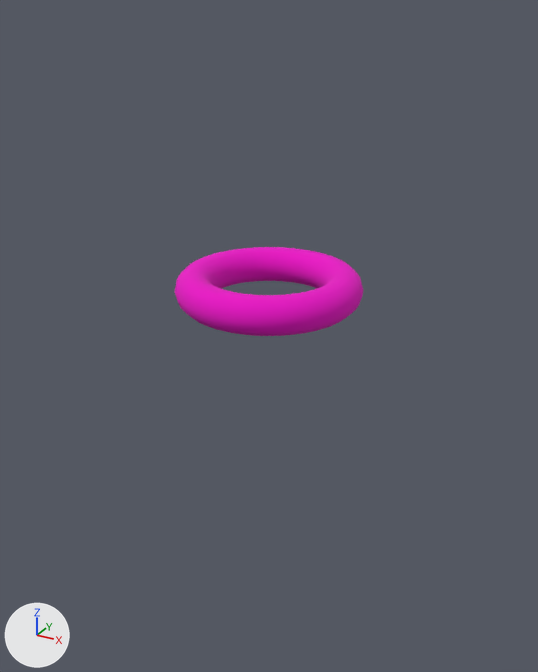
What one commit did to the glTF model Assets/Models/torus.glb.
The view is the same before and after, from a 50 mm lens placed at (4.52, -8.22, 7.35), pointed at (-0.03, 0.05, 3.22). The lights are fixed; the arrows at lower left show +X, +Y and +Z. The picture after the commit comes second.
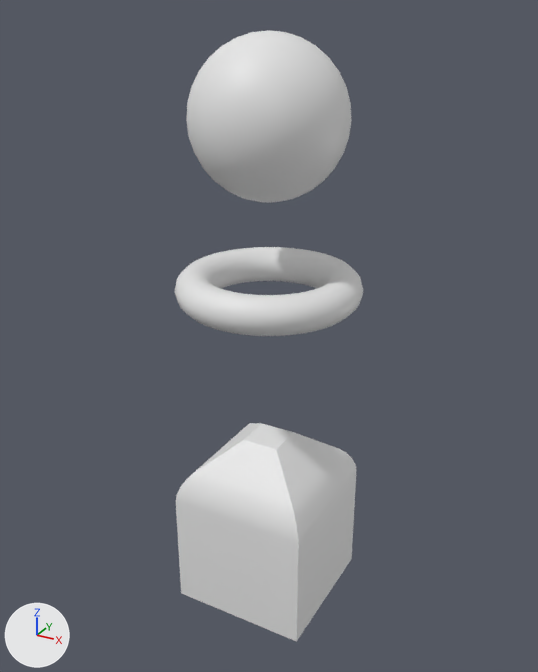
The newer file is also turned or shifted as a whole; pictures and numbers use the older file's frame.

Boxes (x1, y1, x2, y2) around the edits, measured in the pictures (538 x 672 px):
'Cube', added
    after: (176, 423, 357, 642)
'Sphere', added
    after: (186, 30, 352, 203)
'Torus', recoloured (pink to white)
    both: (175, 247, 363, 336)

Diff of the bpy script that builds the scene:
```diff
--- a/Assets/Models/torus.glb.py
+++ b/Assets/Models/torus.glb.py
@@ me_torus @@
 me_torus.from_pydata(...)  # 576 vertices, 1152 faces; spans x -1.25..1.25, y -1.25..1.25, z -0.25..0.25
-me_torus.materials.append(mat_material_001)  # pink #e700c4
@@ me_sphere @@
+me_sphere.from_pydata(...)  # a UV sphere (32 segments, 16 rings, poles along z) spanning x -1.0..1.0, y -1.0..1.0, z -1.0..1.0
@@ me_cube_001 @@
+me_cube_001.from_pydata(...)  # 28 vertices, 52 faces; spans x -1.0..1.0, y -1.0..1.0, z -1.0..1.58
@@ ob_sphere @@
+ob_sphere = bpy.data.objects.new('Sphere', me_sphere)
+ob_sphere.location = (0.0, 0.0, 6.12)
@@ ob_cube @@
+ob_cube = bpy.data.objects.new('Cube', me_cube_001)
+ob_cube.location = (0.0, 0.0, 0.07)
```
